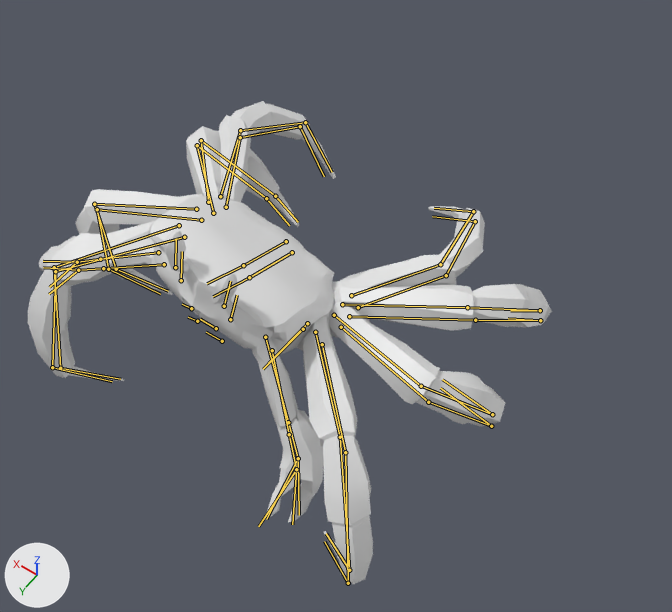
One commit to the Blender file Crab.blend: the scene before it, then after it.
Rendered twice from a 50 mm lens placed at (-0.0829, 0.096, 0.1756), pointed at (-0.012, -0.0032, 0.0198). The axes (+X, +Y, +Z) are drawn at lower left. The lights are the same throughout. Both versions are drawn at frame 50 of the action 'Walk Cycle Right'; the numbers are the values there. The bones that bend it are drawn over the model as lines.

The first picture shows 'Crab_LOD0'.
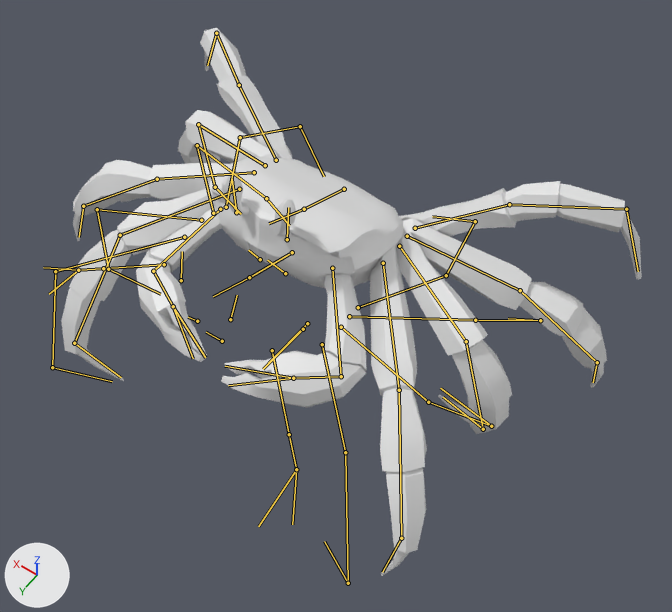
Changed parts and their boxes (x1, y1, x2, y2) in the pictures (672 x 612 px):
'Crab_LOD0', posed (11% wider, 13% taller): before (28, 101, 551, 584); after (61, 28, 642, 576)
bone 'Spine', root to tip: before (286, 241) to (243, 265); after (344, 189) to (304, 209)
bone 'Pincer.1.R', root to tip: before (77, 262) to (49, 287); after (173, 306) to (205, 357)
bone 'Pincer.1.L', root to tip: before (298, 458) to (266, 519); after (293, 378) to (225, 366)
bone 'Pincer.2.L', root to tip: before (298, 458) to (299, 515); after (293, 378) to (228, 385)

Diff of the bpy script that builds the scene:
```diff
--- a/Crab.blend.py
+++ b/Crab.blend.py
@@ bone_ctr_pincer_r @@
 bone_ctr_pincer_r = bpy.data.objects['Armature'].pose.bones['CTR.Pincer.R']  # child of 'Root'
-bone_ctr_pincer_r.location = (0.0402, -0.0015, -0.017)
+bone_ctr_pincer_r.location = (-0.0053, -0.003, -0.001)
@@ bone_pincer_pole_r @@
 bone_pincer_pole_r = bpy.data.objects['Armature'].pose.bones['Pincer.Pole.R']  # child of 'CTR.Pincer.R'
-bone_pincer_pole_r.location = (0.0001, 0.0113, -0.0094)
+bone_pincer_pole_r.location = (0.0008, -0.012, 0.0102)
@@ bone_ctr_pincer_l @@
 bone_ctr_pincer_l = bpy.data.objects['Armature'].pose.bones['CTR.Pincer.L']  # child of 'Root'
-bone_ctr_pincer_l.location = (-0.0075, 0.0008, -0.031)
+bone_ctr_pincer_l.location = (0.0006, -0.0026, 0.0002)
@@ bone_pincer_pole_l @@
 bone_pincer_pole_l = bpy.data.objects['Armature'].pose.bones['Pincer.Pole.L']  # child of 'CTR.Pincer.L'
-bone_pincer_pole_l.location = (-0.0137, 0.0018, -0.0408)
+bone_pincer_pole_l.location = (0.0029, -0.0051, 0.0124)
@@ bone_ik_ctrl_r_leg_2 @@
 bone_ik_ctrl_r_leg_2 = bpy.data.objects['Armature'].pose.bones['Ik.Ctrl.R.Leg.2']  # child of 'Root'
-bone_ik_ctrl_r_leg_2.location = (-0.0033, -0.0395, -0.0086)
+bone_ik_ctrl_r_leg_2.location = (-0.0027, -0.0082, -0.0098)
@@ bone_ik_ctrl_r_leg_3 @@
 bone_ik_ctrl_r_leg_3 = bpy.data.objects['Armature'].pose.bones['Ik.Ctrl.R.Leg.3']  # child of 'Root'
-bone_ik_ctrl_r_leg_3.location = (0.0094, -0.0531, -0.0009)
+bone_ik_ctrl_r_leg_3.location = (0.0085, -0.0352, -0.0079)
@@ bone_ik_ctrl_r_leg_4 @@
 bone_ik_ctrl_r_leg_4 = bpy.data.objects['Armature'].pose.bones['Ik.Ctrl.R.Leg.4']  # child of 'Root'
-bone_ik_ctrl_r_leg_4.location = (0.0077, -0.0408, 0.008)
+bone_ik_ctrl_r_leg_4.location = (0.0101, -0.0012, 0.0232)
@@ bone_ik_ctrl_l_leg_1 @@
 bone_ik_ctrl_l_leg_1 = bpy.data.objects['Armature'].pose.bones['Ik.Ctrl.L.Leg.1']  # child of 'Root'
-bone_ik_ctrl_l_leg_1.location = (0.0149, -0.0377, -0.009)
+bone_ik_ctrl_l_leg_1.location = (0.0143, -0.0244, -0.0109)
@@ bone_ik_ctrl_l_leg_2 @@
 bone_ik_ctrl_l_leg_2 = bpy.data.objects['Armature'].pose.bones['Ik.Ctrl.L.Leg.2']  # child of 'Root'
-bone_ik_ctrl_l_leg_2.location = (-0.0091, -0.037, -0.0014)
+bone_ik_ctrl_l_leg_2.location = (-0.0089, -0.0362, -0.0075)
@@ bone_ik_ctrl_l_leg_3 @@
 bone_ik_ctrl_l_leg_3 = bpy.data.objects['Armature'].pose.bones['Ik.Ctrl.L.Leg.3']  # child of 'Root'
-bone_ik_ctrl_l_leg_3.location = (-0.0132, -0.0311, 0.003)
+bone_ik_ctrl_l_leg_3.location = (-0.0133, -0.0085, -0.0061)
@@ bone_ik_ctrl_l_leg_4 @@
 bone_ik_ctrl_l_leg_4 = bpy.data.objects['Armature'].pose.bones['Ik.Ctrl.L.Leg.4']  # child of 'Root'
-bone_ik_ctrl_l_leg_4.location = (-0.0106, -0.0481, 0.0089)
+bone_ik_ctrl_l_leg_4.location = (-0.0021, 0.0022, 0.0327)
@@ bone_spine @@
 bone_spine = bpy.data.objects['Armature'].pose.bones['Spine']  # child of 'Root'
-bone_spine.location = (0.0022, 0.0138, -0.005)
-bone_spine.rotation_quaternion = (0.996, 0.009, -0.091, 0.01)  # degrees (1, -10, 1)
+bone_spine.location = (-0.0013, 0.0006, 0.005)
+bone_spine.rotation_quaternion = (1.0, 0.0, 0.009, -0.004)  # degrees (0, 1, 0)
@@ bone_pincer_1_r @@
 bone_pincer_1_r = bpy.data.objects['Armature'].pose.bones['Pincer.1.R']  # child of 'Claw.2.R'
-bone_pincer_1_r.rotation_quaternion = (0.992, 0.06, -0.007, -0.112)  # degrees (7, 0, -13)
+bone_pincer_1_r.rotation_quaternion = (0.963, 0.17, 0.031, -0.209)  # degrees (18, 7, -23)
@@ bone_pincer_1_l @@
 bone_pincer_1_l = bpy.data.objects['Armature'].pose.bones['Pincer.1.L']  # child of 'Claw.2.L'
-bone_pincer_1_l.rotation_quaternion = (0.967, -0.093, 0.173, -0.16)  # degrees (-14, 18, -21)
+bone_pincer_1_l.rotation_quaternion = (0.977, 0.177, 0.007, 0.119)  # degrees (20, -2, 14)
@@ bone_pincer_2_l @@
 bone_pincer_2_l = bpy.data.objects['Armature'].pose.bones['Pincer.2.L']  # child of 'Claw.2.L'
-bone_pincer_2_l.rotation_quaternion = (1.0, 0.0, 0.0, 0.0)  # degrees (0, 0, 0)
+bone_pincer_2_l.rotation_quaternion = (0.977, 0.169, 0.001, 0.13)  # degrees (19, -2, 15)
```
